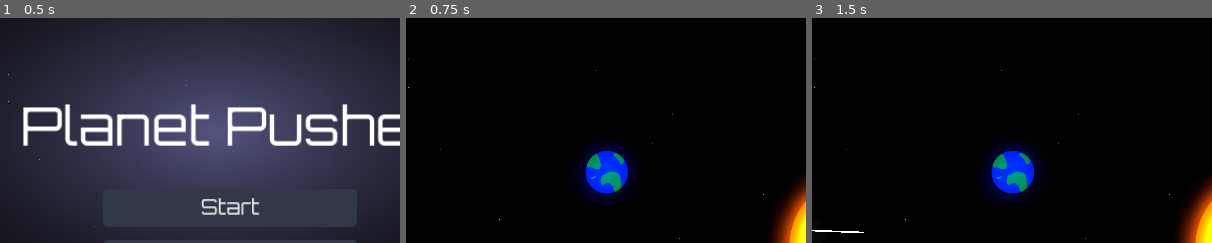
Above: before the commit, frames 1-3 (left to right).
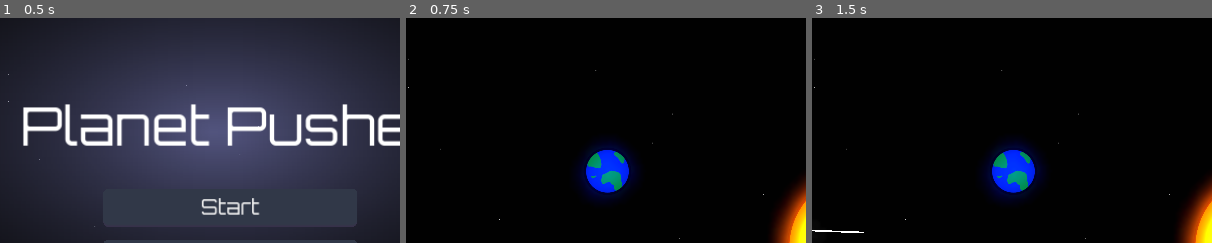
Above: after the commit, the same moments.

Repository: Afterglow375/godot_jam_03
Game: Godot game, scene res://scenes/ui/main_menu.tscn
Same seed, same stepped clock (60 frames per second), same inputs: the game is played once before the commit and once after it.
Inputs (mouse positions are % of the whole screen's width and height, from its top left):
- Up to frame 1 (0.5 s): no input
- Up to frame 2 (0.75 s): click "Start" at 0.5 s
- Up to frame 3 (1.5 s): tap Enter at 1.25 s; drag from (15, 53) to (78, 58) at 1.27 s
The pictures show only the part of the screen within x 21-71%, y 7-57%; the shares and areas given below are measured in that part.

Frame 1 is identical in both runs. In frame 2, 0.3% of the frame differs, in the area x 44-56%, y 58-79%; in frame 3, 0.3%.

Commit message:
More earth mass/drag changes

Diff:
--- a/scenes/entities/earth.tscn
+++ b/scenes/entities/earth.tscn
@@ -8,9 +8,9 @@
 
 [node name="Earth" type="RigidBody2D"]
 z_index = 1
-mass = 0.5
+mass = 0.6
 gravity_scale = 0.0
-linear_damp = 2.5
+linear_damp = 1.8
 script = ExtResource("1_in325")
 
 [node name="CollisionShape2D" type="CollisionShape2D" parent="."]
--- a/scenes/levels/level_1.tscn
+++ b/scenes/levels/level_1.tscn
@@ -24,7 +24,7 @@
 position = Vector2(568, 1155)
 
 [node name="Earth" parent="." instance=ExtResource("3_txab0")]
-position = Vector2(1780, 884)
+position = Vector2(1783, 880)
 
 [node name="ColorRect" type="ColorRect" parent="."]
 offset_top = -79.0
--- a/scenes/levels/level_2.tscn
+++ b/scenes/levels/level_2.tscn
@@ -24,7 +24,7 @@
 position = Vector2(856, 1728)
 
 [node name="Earth" parent="." instance=ExtResource("3_efpp3")]
-position = Vector2(1614, 1728)
+position = Vector2(1613, 1725)
 
 [node name="ColorRect" type="ColorRect" parent="."]
 offset_top = -79.0
--- a/scenes/levels/level_3.tscn
+++ b/scenes/levels/level_3.tscn
@@ -25,8 +25,6 @@
 
 [node name="Earth" parent="." instance=ExtResource("3_yccj3")]
 position = Vector2(1920, 1968)
-mass = 0.5
-linear_damp = 2.5
 
 [node name="ColorRect" type="ColorRect" parent="."]
 offset_top = -79.0
--- a/scripts/systems/audio_manager.gd
+++ b/scripts/systems/audio_manager.gd
@@ -34,7 +34,7 @@
 	},
 	Audio.TADAA: {
 		"path": "res://assets/audio/626950__maikkihapsis__tadaa.wav",
-		"volume": -5.0
+		"volume": -8.0
 	}
 }
 
